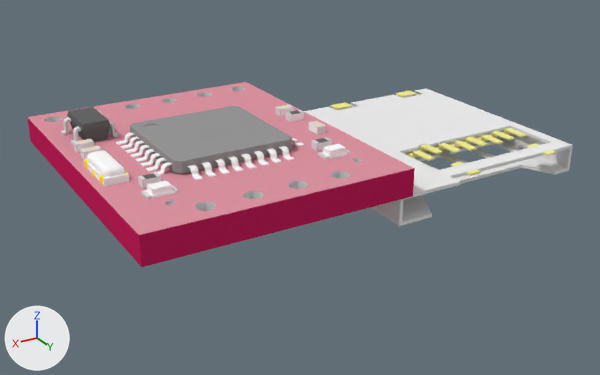
The Blender file products/9530/geometry_edit_blender/OpenLog.blend, before and after one commit.
One viewpoint serves both versions: a camera (50 mm lens) standing at (26.0, 50.7, 17.1) and looking at (1.8, 10.4, -3.1). The lights are fixed; the arrows at lower left show +X, +Y and +Z.

In view in the first picture: 'Mesh1 pcbgroup Model', 'Mesh44 TQFP32_08_1 Model', 'Mesh50 SOT23_5_1 Model', 'Mesh51 Pin_1_1 Group6 MICRO_SD_SOCKET_PP1 Model', 'Mesh52 Pin_1_2 Group6 MICRO_SD_SOCKET_PP1 Model', 'Mesh53 Pin_1_3 Group6 MICRO_SD_SOCKET_PP1 Model', 'Mesh54 Pin_1_4 Group6 MICRO_SD_SOCKET_PP1 Model', 'Mesh55 Pin_1_5 Group6 MICRO_SD_SOCKET_PP1 Model', 'Mesh56 Pin_1_6 Group6 MICRO_SD_SOCKET_PP1 Model', 'Mesh57 Pin_1_7 Group6 MICRO_SD_SOCKET_PP1 Model', 'Mesh58 Pin_1_8 Group6 MICRO_SD_SOCKET_PP1 Model', 'Mesh6 LED_0603_1 Model', 'Mesh63 BackPad1 body1 MICRO_SD_SOCKET_PP1 Model', 'Mesh64 BackPad2 body1 MICRO_SD_SOCKET_PP1 Model', 'Mesh65 body1 MICRO_SD_SOCKET_PP1 Model', 'Mesh8 RESONATOR_SMD1 Model'.
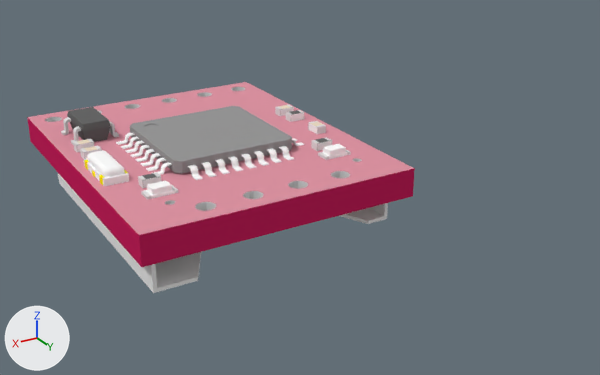
Pixel boxes (x1, y1, x2, y2) of what changed, in the pictures (600 x 375 px):
'Mesh65 body1 MICRO_SD_SOCKET_PP1 Model', mesh moved
    before: (304, 89, 573, 226)
    after: (58, 173, 388, 293)
'Mesh58 Pin_1_8 Group6 MICRO_SD_SOCKET_PP1 Model', mesh moved (not visible afterwards)
    before: (404, 150, 435, 161)
'Mesh55 Pin_1_5 Group6 MICRO_SD_SOCKET_PP1 Model', mesh moved (not visible afterwards)
    before: (447, 141, 477, 151)
'Mesh53 Pin_1_3 Group6 MICRO_SD_SOCKET_PP1 Model', mesh moved (not visible afterwards)
    before: (474, 135, 504, 144)
'Mesh56 Pin_1_6 Group6 MICRO_SD_SOCKET_PP1 Model', mesh moved (not visible afterwards)
    before: (433, 143, 461, 153)
'Mesh57 Pin_1_7 Group6 MICRO_SD_SOCKET_PP1 Model', mesh moved (not visible afterwards)
    before: (419, 144, 443, 154)
'Mesh54 Pin_1_4 Group6 MICRO_SD_SOCKET_PP1 Model', mesh moved (not visible afterwards)
    before: (460, 137, 488, 146)
'Mesh52 Pin_1_2 Group6 MICRO_SD_SOCKET_PP1 Model', mesh moved (not visible afterwards)
    before: (486, 131, 514, 140)
'Mesh51 Pin_1_1 Group6 MICRO_SD_SOCKET_PP1 Model', mesh moved (not visible afterwards)
    before: (500, 128, 527, 137)
'Mesh64 BackPad2 body1 MICRO_SD_SOCKET_PP1 Model', mesh moved (not visible afterwards)
    before: (330, 102, 352, 110)
'Mesh63 BackPad1 body1 MICRO_SD_SOCKET_PP1 Model', mesh moved (not visible afterwards)
    before: (396, 90, 417, 97)

Edits to the bpy script that builds the scene:
```text
Change me_mesh55_pin_1_5_group6_micro_sd_socket_pp1_model:
    where me_mesh55_pin_1_5_group6_micro_sd_socket_pp1_model.from_pydata(...)  # 16 vertices, 10 faces; spans x -7.95..-7.45, y -1.2..-0.8, z -15.22..-6.72
    me_mesh55_pin_1_5_group6_micro_sd_socket_pp1_model part 1: the whole mesh is moved by (14.01, 0.0, 0.16)
Change me_mesh52_pin_1_2_group6_micro_sd_socket_pp1_model:
    where me_mesh52_pin_1_2_group6_micro_sd_socket_pp1_model.from_pydata(...)  # 16 vertices, 10 faces; spans x -11.25..-10.75, y -1.2..-0.8, z -15.02..-6.52
    me_mesh52_pin_1_2_group6_micro_sd_socket_pp1_model part 7: the whole mesh is moved by (14.01, 0.0, 0.16)
Change me_mesh51_pin_1_1_group6_micro_sd_socket_pp1_model:
    where me_mesh51_pin_1_1_group6_micro_sd_socket_pp1_model.from_pydata(...)  # 16 vertices, 10 faces; spans x -12.35..-11.85, y -1.2..-0.8, z -15.02..-6.52
    me_mesh51_pin_1_1_group6_micro_sd_socket_pp1_model part 4: the whole mesh is moved by (14.01, 0.0, 0.16)
Change me_mesh58_pin_1_8_group6_micro_sd_socket_pp1_model:
    where me_mesh58_pin_1_8_group6_micro_sd_socket_pp1_model.from_pydata(...)  # 16 vertices, 10 faces; spans x -4.65..-4.15, y -1.2..-0.8, z -15.22..-6.72
    me_mesh58_pin_1_8_group6_micro_sd_socket_pp1_model part 8: the whole mesh is moved by (14.01, 0.0, 0.16)
Change me_mesh54_pin_1_4_group6_micro_sd_socket_pp1_model:
    where me_mesh54_pin_1_4_group6_micro_sd_socket_pp1_model.from_pydata(...)  # 16 vertices, 10 faces; spans x -9.05..-8.55, y -1.2..-0.8, z -15.02..-6.52
    me_mesh54_pin_1_4_group6_micro_sd_socket_pp1_model part 11: the whole mesh is moved by (14.01, 0.0, 0.16)
Change me_mesh56_pin_1_6_group6_micro_sd_socket_pp1_model:
    where me_mesh56_pin_1_6_group6_micro_sd_socket_pp1_model.from_pydata(...)  # 16 vertices, 10 faces; spans x -6.85..-6.35, y -1.2..-0.8, z -15.02..-6.52
    me_mesh56_pin_1_6_group6_micro_sd_socket_pp1_model part 9: the whole mesh is moved by (14.01, 0.0, 0.16)
Change me_mesh64_backpad2_body1_micro_sd_socket_pp1_model:
    where me_mesh64_backpad2_body1_micro_sd_socket_pp1_model.from_pydata(...)  # 8 vertices, 6 faces; spans x -6.209..-4.924, y -0.9..-0.8, z -4.237..-3.345
    me_mesh64_backpad2_body1_micro_sd_socket_pp1_model part 6: the whole mesh is moved by (14.009, 0.0, 0.164)
Change me_mesh63_backpad1_body1_micro_sd_socket_pp1_model:
    where me_mesh63_backpad1_body1_micro_sd_socket_pp1_model.from_pydata(...)  # 8 vertices, 6 faces; spans x -11.963..-10.678, y -0.9..-0.8, z -4.237..-3.345
    me_mesh63_backpad1_body1_micro_sd_socket_pp1_model part 10: the whole mesh is moved by (14.009, 0.0, 0.164)
Change me_mesh65_body1_micro_sd_socket_pp1_model:
    where me_mesh65_body1_micro_sd_socket_pp1_model.from_pydata(...)  # 422 vertices, 639 faces; spans x -13.4..0.6, y -2.5..-0.8, z -18.8..-3.6
    me_mesh65_body1_micro_sd_socket_pp1_model part 5: the whole mesh is moved by (14.0, 0.0, 0.2)
Change me_mesh53_pin_1_3_group6_micro_sd_socket_pp1_model:
    where me_mesh53_pin_1_3_group6_micro_sd_socket_pp1_model.from_pydata(...)  # 16 vertices, 10 faces; spans x -10.15..-9.65, y -1.2..-0.8, z -15.22..-6.72
    me_mesh53_pin_1_3_group6_micro_sd_socket_pp1_model part 2: the whole mesh is moved by (14.01, 0.0, 0.16)
Change me_mesh57_pin_1_7_group6_micro_sd_socket_pp1_model:
    where me_mesh57_pin_1_7_group6_micro_sd_socket_pp1_model.from_pydata(...)  # 16 vertices, 10 faces; spans x -5.75..-5.25, y -1.2..-0.8, z -14.62..-6.12
    me_mesh57_pin_1_7_group6_micro_sd_socket_pp1_model part 3: the whole mesh is moved by (14.01, 0.0, 0.16)
```
